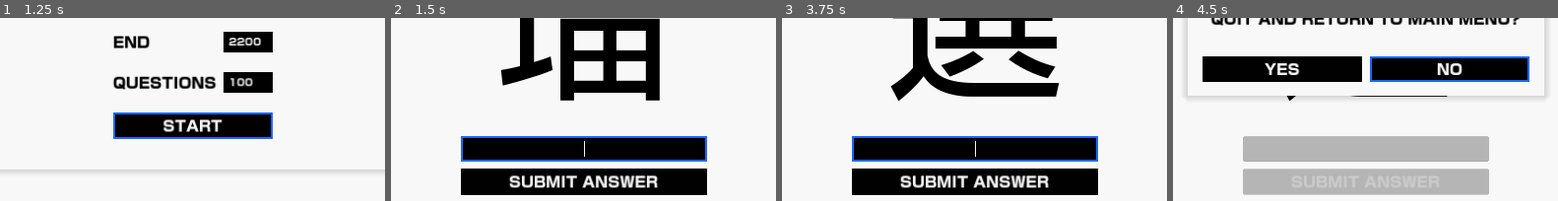
Above: before the commit, frames 1-4 (left to right).
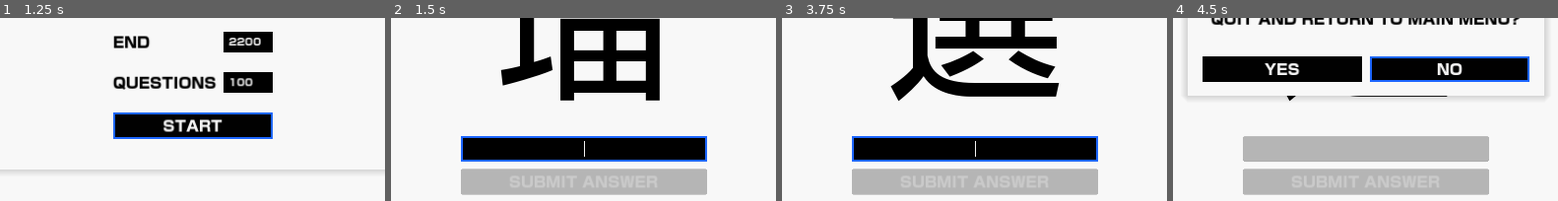
Above: after the commit, the same moments.

Repository: daredakke/kanji-drill
Game: Godot game, scene res://scenes/app.tscn
Same seed, same stepped clock (60 frames per second), same inputs: the game is played once before the commit and once after it.
Inputs (mouse positions are % of the whole screen's width and height, from its top left):
- Up to frame 1 (1.25 s): click "START QUIZ" at 0.5 s
- Up to frame 2 (1.5 s): click "START" at 1.25 s
- Up to frame 3 (3.75 s): click (50, 86) at 2.02 s; type "12" at 2.1 s; click "SUBMIT ANSWER" at 2.75 s; click "NEXT QUESTION" at 3.5 s
- Up to frame 4 (4.5 s): click "MAIN MENU" at 4.25 s
The pictures show only the part of the screen within x 25-75%, y 50-100%; the shares and areas given below are measured in that part.

Frame 1 is identical in both runs. In frame 2, 8.9% of the frame differs, in the area x 18-83%, y 82-97%; in frame 3, 8.9%; in frame 4, nothing differs.

Commit message:
Can no longer submit an empty answer
Also rename variables/parameters for answer checking functions.

Diff:
--- a/scripts/quiz.gd
+++ b/scripts/quiz.gd
@@ -48,7 +48,6 @@
 func focus_input() -> void:
 	answer_input.text = ""
 	answer_input.grab_focus()
-	submit_button.disabled = true
 	_enable_quiz()
 
 
@@ -69,7 +68,8 @@
 
 
 func _on_answer_input_submitted(new_text: String) -> void:
-	_check_answer(new_text)
+	if new_text != "":
+		_check_answer(new_text)
 
 
 func _on_submit_button_pressed() -> void:
@@ -111,29 +111,17 @@
 	return new_str.strip_edges()
 
 
-func _is_string_partial(str_one: String, str_two: String) -> bool:
-	if str_one.length() < floori(str_two.length() * 0.5):
-		return false
-
-	var test_str := str_two.substr(0, str_one.length())
-
-	if str_one == test_str:
-		return true
-
-	return false
-
-
-func _is_string_anagram(str_one: String, str_two: String) -> bool:
-	if str_one.length() != str_two.length():
+func _is_string_anagram(given_str: String, compare_str: String) -> bool:
+	if given_str.length() != compare_str.length():
 		return false
 
 	var string_one_array: Array = []
 	var string_two_array: Array = []
 
-	for c in str_one:
+	for c in given_str:
 		string_one_array.push_back(c)
 
-	for c in str_two:
+	for c in compare_str:
 		string_two_array.push_back(c)
 
 	string_one_array.sort()
@@ -144,6 +132,19 @@
 			return false
 
 	return true
+
+
+func _is_string_partial(given_str: String, compare_str: String) -> bool:
+	# Don't count if given string is too short
+	if given_str.length() < floori(compare_str.length() * 0.5):
+		return false
+
+	var test_str := compare_str.substr(0, given_str.length())
+
+	if given_str == test_str:
+		return true
+
+	return false
 
 
 func _submit_button_state(new_text: String) -> void:
@@ -185,4 +186,8 @@
 	settings_button.disabled = false
 	main_menu_button.disabled = false
 	answer_input.editable = true
-	submit_button.disabled = false
+
+	if answer_input.text != "":
+		submit_button.disabled = false
+	else:
+		submit_button.disabled = true
